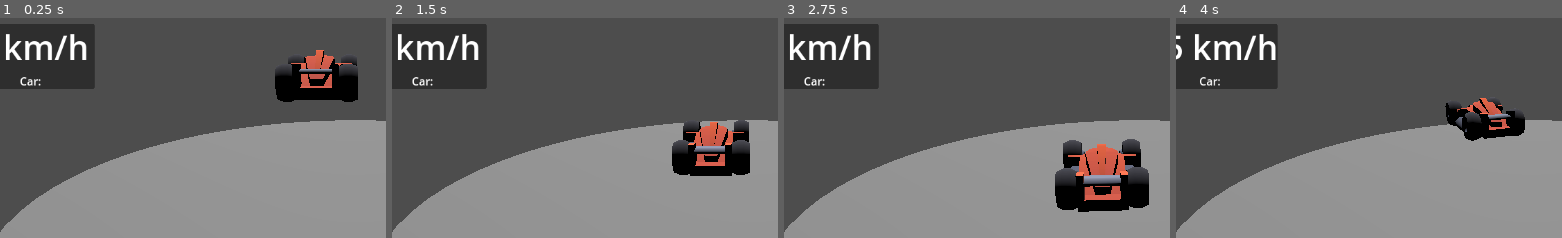
Above: before the commit, frames 1-4 (left to right).
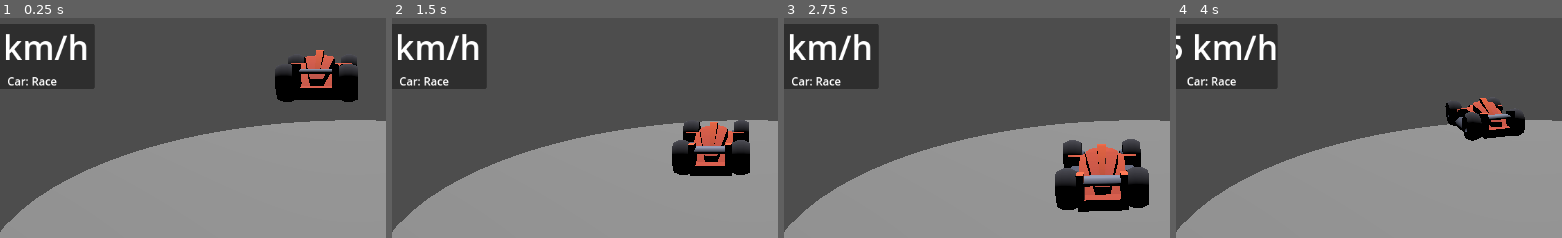
Above: after the commit, the same moments.

Repository: manuelsrleon/modcast
Game: Godot game, scene res://main.tscn
Same seed, same stepped clock (60 frames per second), same inputs: the game is played once before the commit and once after it.
Inputs:
- Up to frame 1 (0.25 s): no input
- Up to frame 2 (1.5 s): hold Right (turn_right) 0.53-1.28 s; tap Enter at 1.25 s; hold Down (reverse) from 1.28 s (still down)
- Up to frame 3 (2.75 s): release Down (reverse) at 2.03 s; hold Right (turn_right) from 2.03 s (still down)
- Up to frame 4 (4 s): tap Space at 2.75 s; release Right (turn_right) at 2.78 s; hold Up (accelerate) 2.78-3.53 s; hold Left (turn_left) from 3.53 s (still down)
The pictures show only the part of the screen within x 5-55%, y 0-50%; the shares and areas given below are measured in that part.

The runs differ from the first frame. In frame 1, 0.3% of the frame differs, in the area x 2-15%, y 26-31%; in frame 2, 0.3%; in frame 3, 0.3%; in frame 4, 0.3%.
Error in both runs: Attempt to call function 'get_children' in base 'null instance' on a null instance. (res://scripts/pause_menu.gd:36)

Commit message:
Fix: Manejo seguro de coche vacío en HUD

Diff:
--- a/demo/car-sumo/scripts/hud.gd
+++ b/demo/car-sumo/scripts/hud.gd
@@ -8,7 +8,11 @@
 
 func _ready() -> void:
 	player = get_tree().get_first_node_in_group("player")
-	car_name_label.text = "Car: " + SaveManager.get_saved_car().capitalize().replace("_", " ")
+	var saved_car = SaveManager.get_saved_car()
+	if saved_car != "":
+		car_name_label.text = "Car: " + saved_car.capitalize().replace("_", " ")
+	else:
+		car_name_label.text = "Car: Race"
 
 	# Hide instructions after 5 seconds
 	await get_tree().create_timer(5.0).timeout
